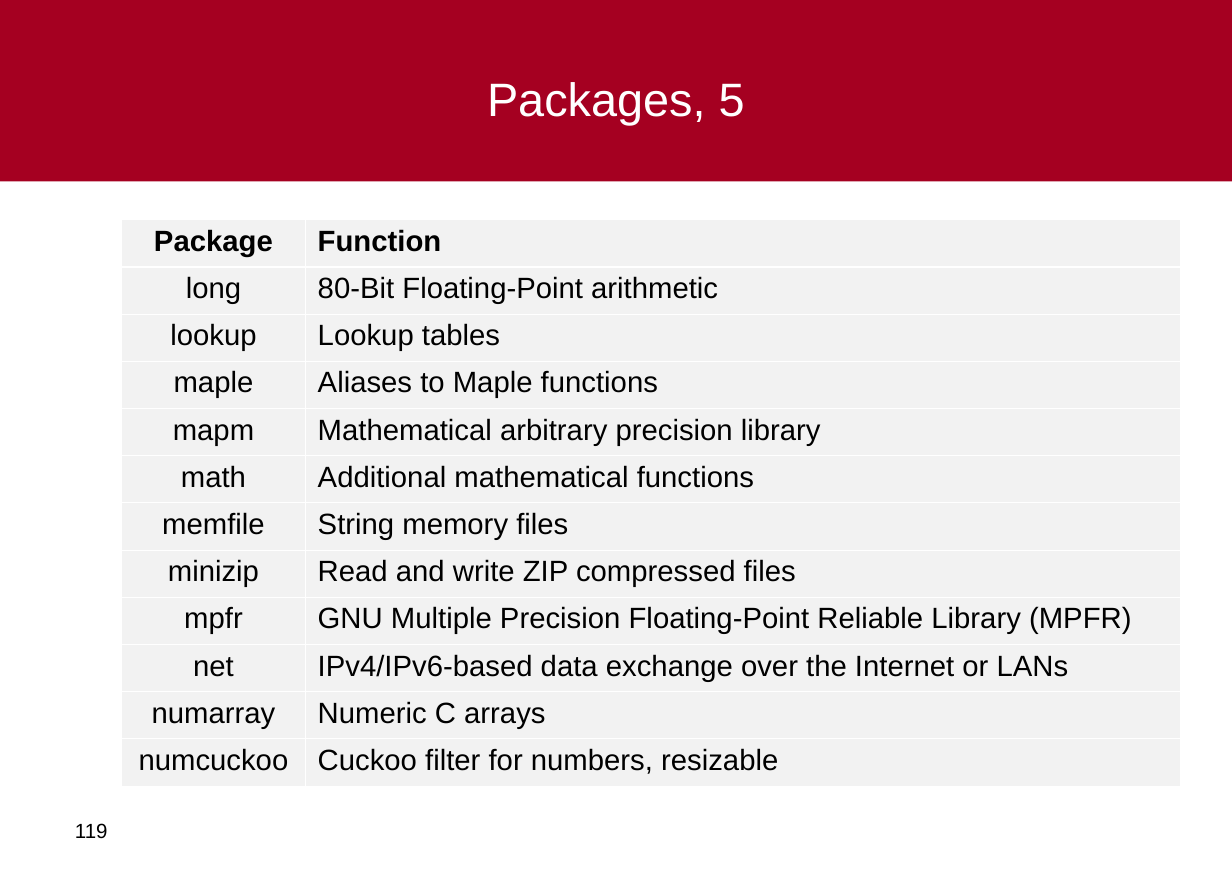
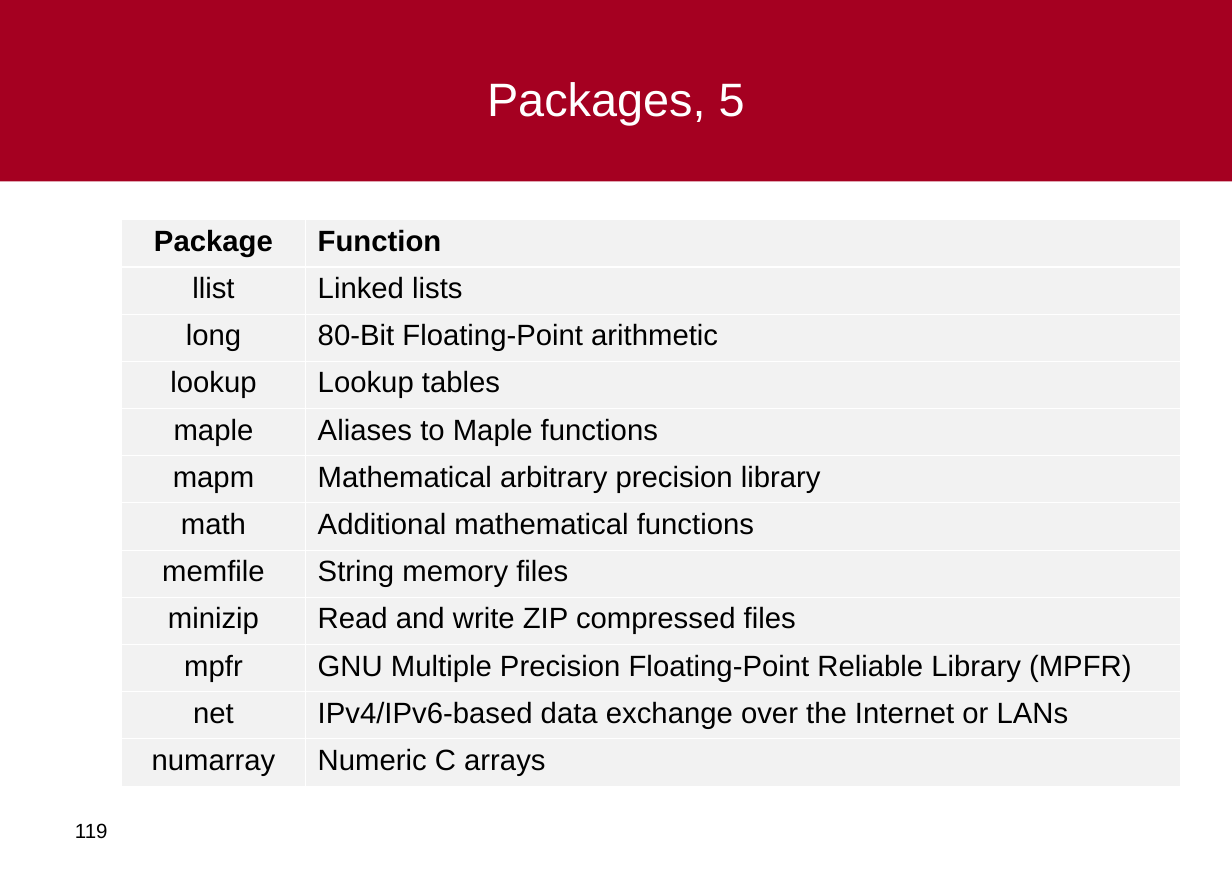
Before and after one commit to al-agena/Agena, a slide deck: slide 119 of doc/agena-crashcourse.ppt. Drawn at 1232x871 pixels with LibreOffice and Linux fonts; fonts in the diff are those of the drawing; background and template pictures are left out. Boxes give left, top, right and bottom in pixels: in the first picture for what was removed or moved away, otherwise in the second. Text is boxed around its words. In the diff, an @@ line names an element or a change of style, - is before the commit and + after.

```diff
--- a/doc/agena-crashcourse.ppt
+++ b/doc/agena-crashcourse.ppt
@@ table at [121, 219, 1180, 783] @@
+row 2: llist | Linked lists
-row 12: numcuckoo | Cuckoo filter for numbers, resizable
```
Also in this commit, not shown: 10 other slides changed, 4 other files.
